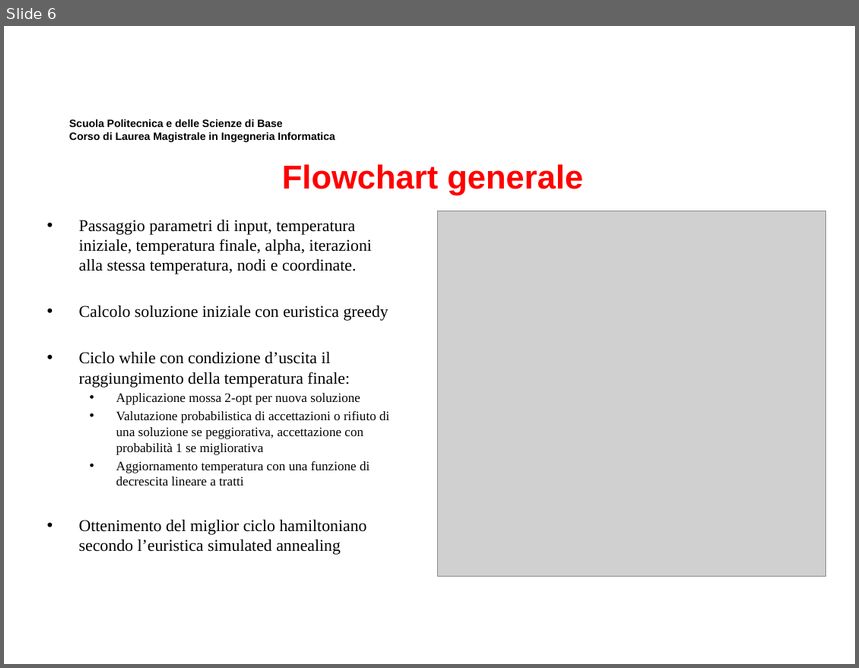
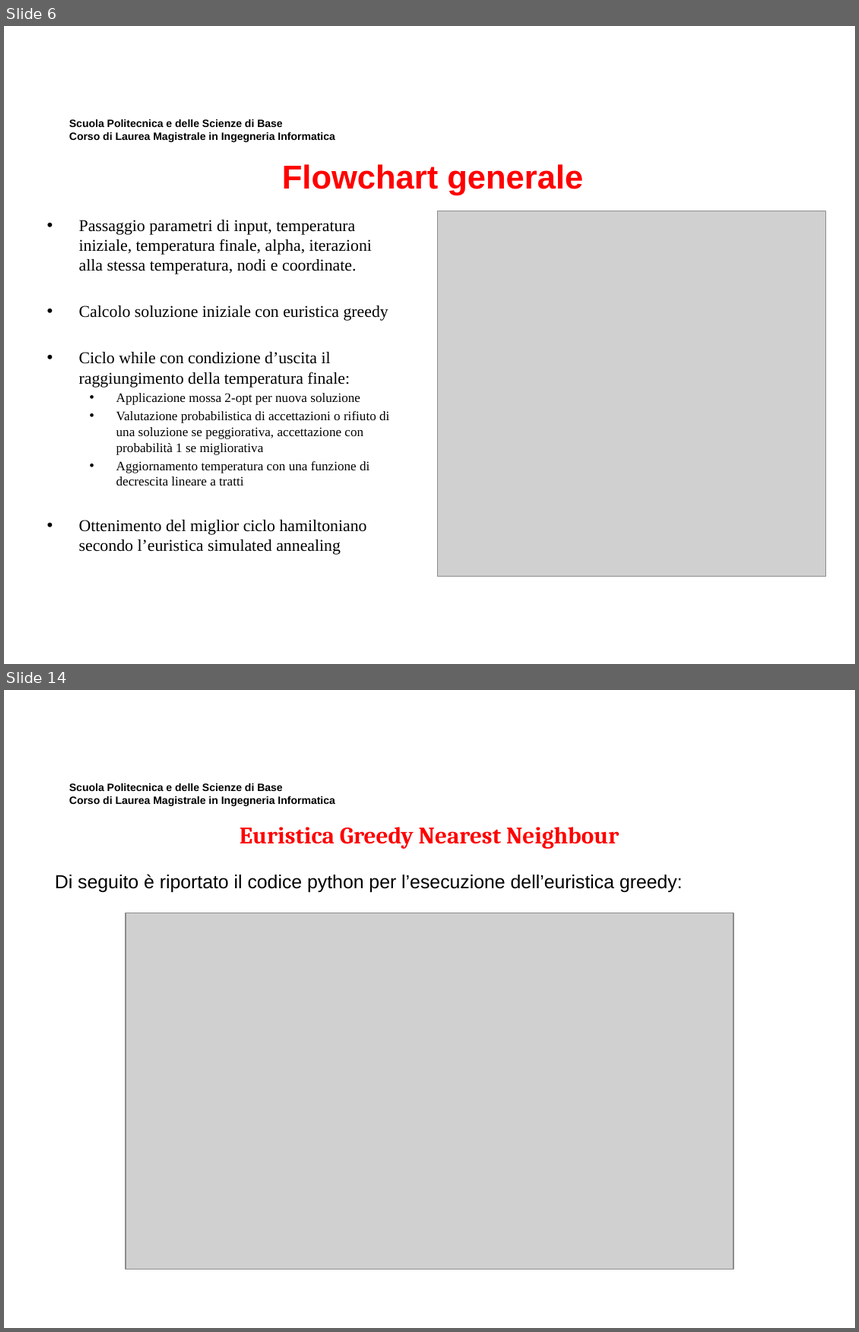
Before and after one commit to MicheleMaresca98/TSP-SimulatedAnnealing, a slide deck: Presentazione Elaborato Ricerca Operativa.pptx. Shown one above the other, each under a label of ours: slide 6 before the commit, slides 6 and 14 after it; the slides between them are not shown. The pictures are 859x668 and 859x1332 pixels, drawn with LibreOffice and Linux fonts; fonts in the diff are those of the drawing; grey boxes stand for pictures; background and template pictures are left out. Boxes give left, top, right and bottom in pixels: in the first picture for what was removed or moved away, otherwise in the second. Text is boxed around its words. In the diff, an @@ line names an element or a change of style, - is before the commit and + after.

```diff
--- a/Presentazione Elaborato Ricerca Operativa.pptx
+++ b/Presentazione Elaborato Ricerca Operativa.pptx
@@ slide 14 added at <box>4,690,855,1328</box>, background #FFFFFF; not listed: 1 template element that a slide beside it also shows @@
@@ title added at <box>240,827,620,848</box>, 20 pt, text #FF0000, bold @@
+Euristica Greedy Nearest Neighbour
@@ text added at <box>55,874,683,892</box>, 16 pt, text #000000 @@
+Di seguito è riportato il codice python per l’esecuzione dell’euristica greedy:
@@ picture added at <box>126,913,734,1270</box> @@
```
Also in this commit, not shown: 15 other slides added, 21 slides removed, 9 other files.
